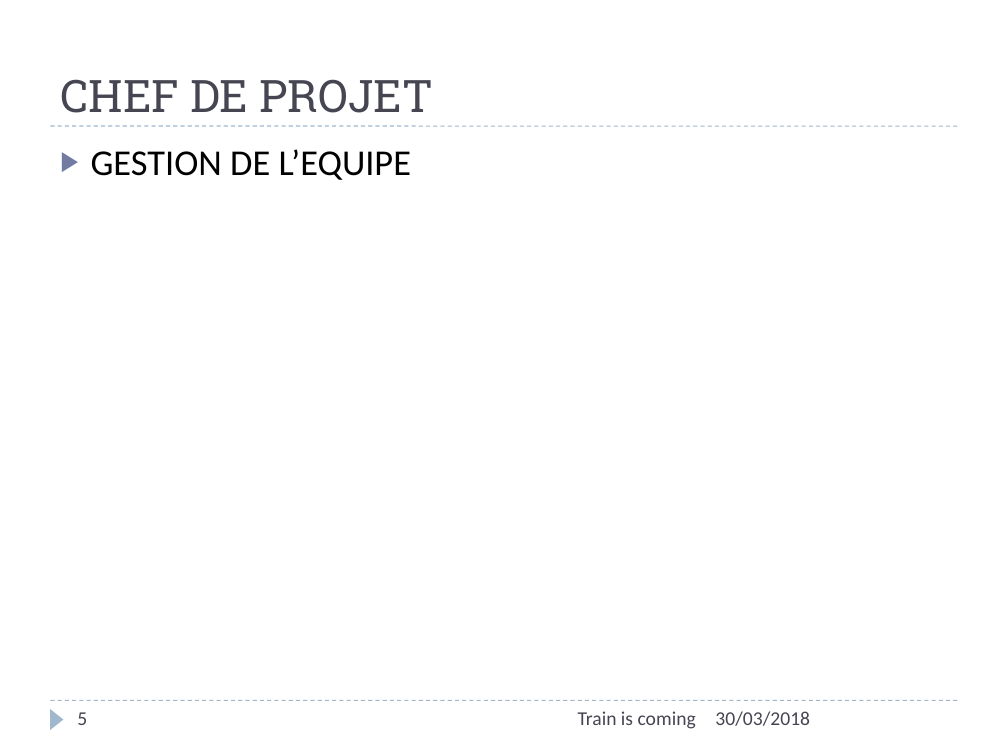
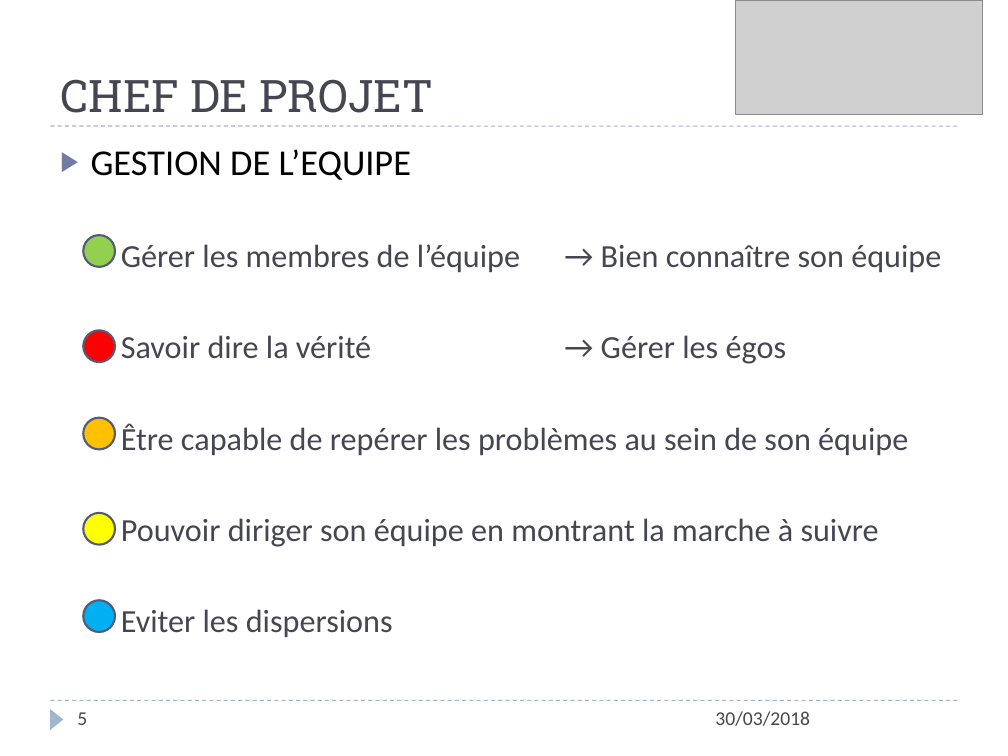
Before and after one commit to vvirole/GPI---2018---Simulation-de-Trains-Automatis-s, a slide deck: slide 5 of GPI - 2K18/Présentation – Gestion de Projet Informatique.pptx. Drawn at 1008x756 pixels with LibreOffice and Linux fonts; fonts in the diff are those of the drawing; grey boxes stand for pictures. Boxes give left, top, right and bottom in pixels: in the first picture for what was removed or moved away, otherwise in the second. Text is boxed around its words. In the diff, an @@ line names an element or a change of style, - is before the commit and + after.

```diff
--- a/GPI - 2K18/Présentation – Gestion de Projet Informatique.pptx
+++ b/GPI - 2K18/Présentation – Gestion de Projet Informatique.pptx
@@ picture added at (735,0,982,114) @@
@@ ellipse added at (84,235,115,266), fill #92D050, outline #545C79 1.5 pt @@
@@ text at (121,244,941,637): paragraphs added @@
+  ▶ Gérer les membres de l’équipe → Bien connaître son équipe
+  ▶ Savoir dire la vérité → Gérer les égos
+  ▶ Être capable de repérer les problèmes au sein de son équipe
+  ▶ Pouvoir diriger son équipe en montrant la marche à suivre
+  ▶ Eviter les dispersions
@@ ellipse added at (84,331,115,362), fill #FF0000, outline #545C79 1.5 pt @@
@@ ellipse added at (84,417,115,449), fill #FFC000, outline #545C79 1.5 pt @@
@@ ellipse added at (84,513,115,544), fill #FFFF00, outline #545C79 1.5 pt @@
@@ ellipse added at (84,600,115,631), fill #00B0F0, outline #545C79 1.5 pt @@
@@ text removed at (578,711,696,729) @@
-Train is coming
```
Also in this commit, not shown: 11 other slides changed, 2 slides added, 2 slides removed, 3 other files.
